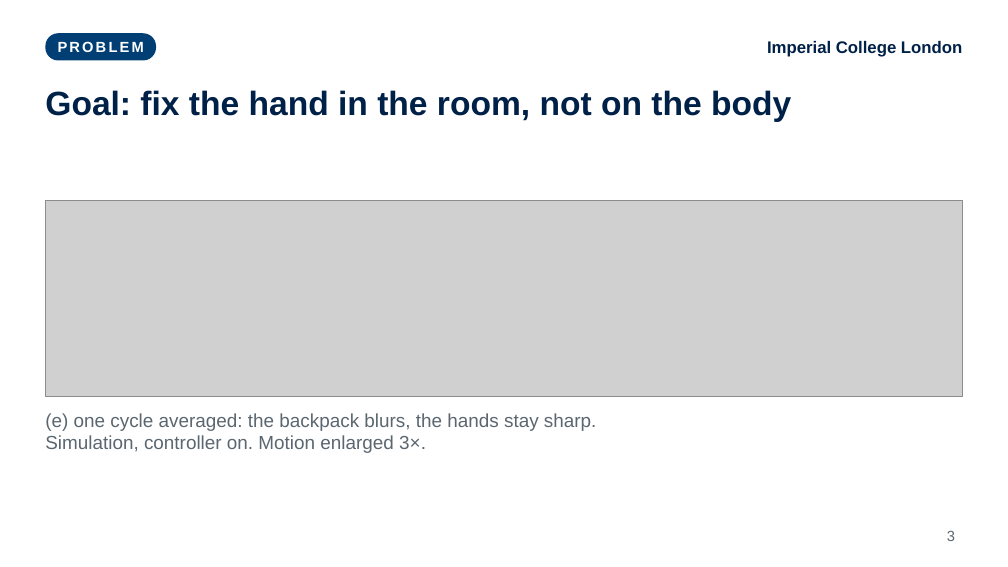
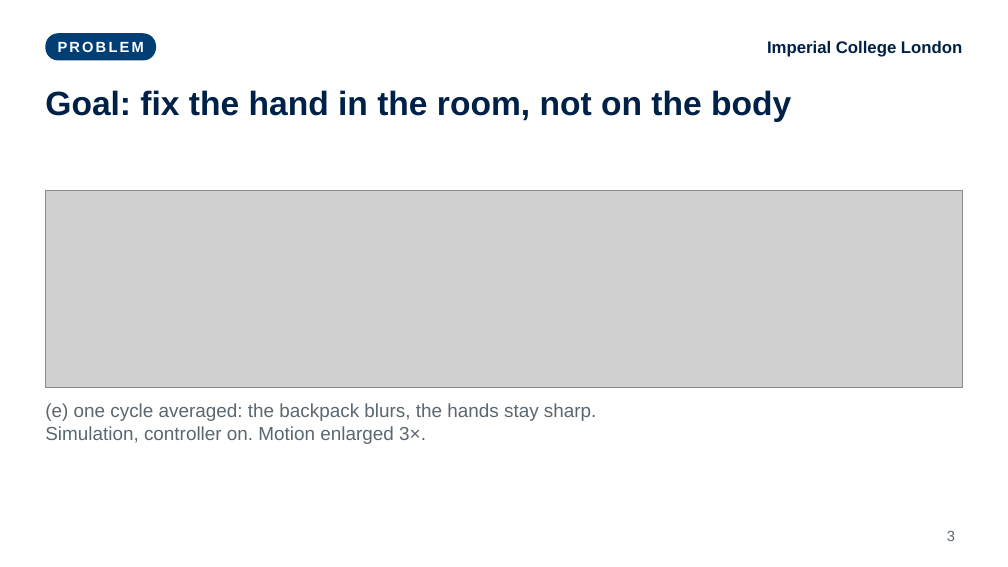
Before and after one commit to fechachris4/HumanSL_MAIN, a slide deck: slide 3 of presentation/World_Stable_Supernumerary_Effectors_Akabueze.pptx. Drawn at 1008x567 pixels with LibreOffice and Linux fonts; fonts in the diff are those of the drawing; grey boxes stand for pictures. Boxes give left, top, right and bottom in pixels: in the first picture for what was removed or moved away, otherwise in the second. Text is boxed around its words. In the diff, an @@ line names an element or a change of style, - is before the commit and + after.

```diff
--- a/presentation/World_Stable_Supernumerary_Effectors_Akabueze.pptx
+++ b/presentation/World_Stable_Supernumerary_Effectors_Akabueze.pptx
@@ picture: place and size @@
-picture at [45,200,963,397]
+picture at [45,191,963,388]
@@ text "(e) one cycle averaged: the ...": place and size @@
-text "(e) one cycle averaged: the ..." at [45,413,596,453]
+text "(e) one cycle averaged: the ..." at [45,403,596,444]
```
Also in this commit, not shown: 9 other slides changed, 1 other file.
